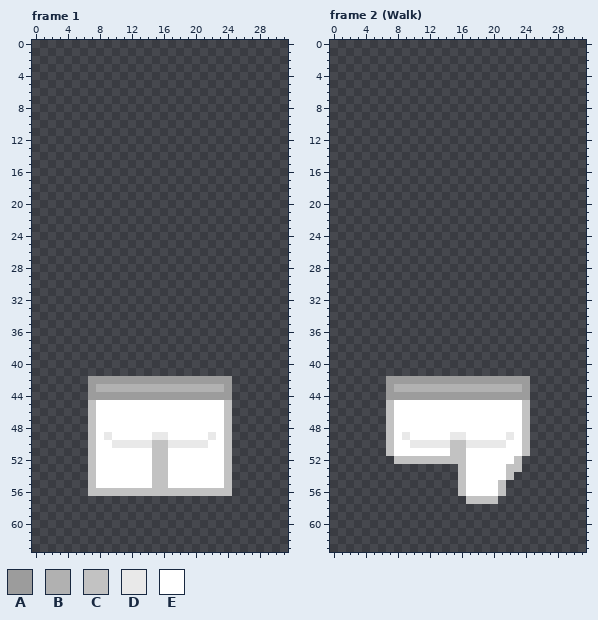
Pixel-art file -- Assets/Sprites/Player/Back/Clothes/Legs.aseprite. That is the earlier state.
32x64 pixels, 3 frames. Shown: frame 1, frame 2 (Walk). The commit also changed other frames, which this record leaves out.
Palette (. is transparent): A #9c9c9c  B #b1b1b1  C #c2c2c2  D #e9e9e9  E #ffffff
Pixels before, frame 1, first column x 7:
42 AAAAAAAAAAAAAAAAAA
43 ABBBBBBBBBBBBBBBBA
44 AAAAAAAAAAAAAAAAAA
45 CEEEEEEEEEEEEEEEEC
46 CEEEEEEEEEEEEEEEEC
47 CEEEEEEEEEEEEEEEEC
48 CEEEEEEEEEEEEEEEEC
49 CEDEEEEEDDEEEEEDEC
50 CEEDDDDDCCDDDDDEEC
51 CEEEEEEECCEEEEEEEC
52 CEEEEEEECCEEEEEEEC
53 CEEEEEEECCEEEEEEEC
54 CEEEEEEECCEEEEEEEC
55 CEEEEEEECCEEEEEEEC
56 CCCCCCCCCCCCCCCCCC
Pixels before, frame 2 (Walk), first column x 7:
42 AAAAAAAAAAAAAAAAAA
43 ABBBBBBBBBBBBBBBBA
44 AAAAAAAAAAAAAAAAAA
45 CEEEEEEEEEEEEEEEEC
46 CEEEEEEEEEEEEEEEEC
47 CEEEEEEEEEEEEEEEEC
48 CEEEEEEEEEEEEEEEEC
49 CEDEEEEEDDEEEEEDEC
50 CEEDDDDDCCDDDDDEEC
51 CEEEEEEECCEEEEEEEC
52 .CCCCCCCCCEEEEEEC.
53 .........CEEEEECC.
54 .........CEEEEEC..
55 .........CEEEEC...
56 .........CEEEEC...
57 ..........CCCC....
Once edited:
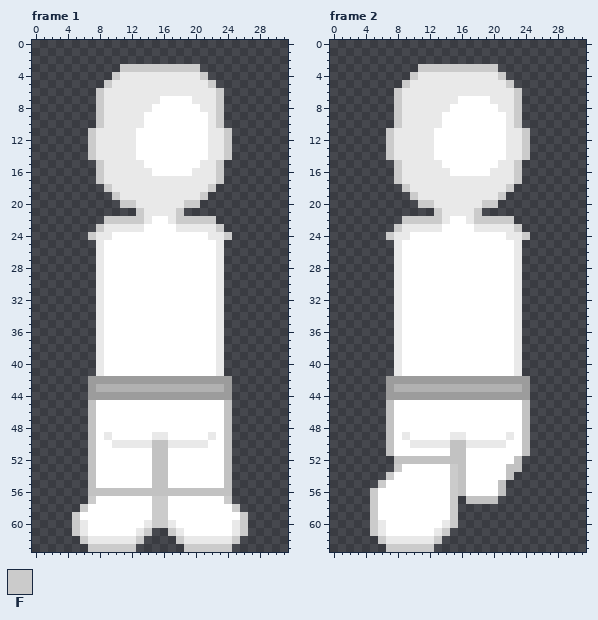
Colours new in this view: F #cbcbcb
The exact change:
layer "Layer 1" now shown
Changed rows in their new state; - is an unchanged pixel.
Frame 1, layer "Layer 1":
first column x 7:
 3 ----FFFFFFFFFF----
 4 ---FDDDDDDDDDDF---
 5 --FDDDDDDDDDDDDF--
 6 -FDDDDDDDDDDDDDDF-
 7 -FDDDDDDDEEEEDDDF-
 8 -FDDDDDDEEEEEEDDF-
 9 -FDDDDDEEEEEEEEDF-
10 -FDDDDDEEEEEEEEDF-
11 FDDDDDEEEEEEEEEDDF
12 FDDDDDEEEEEEEEEDDF
13 FDDDDDEEEEEEEEEDDF
14 FDDDDDEEEEEEEEEDDF
15 -FDDDDDEEEEEEEDDF-
16 -FDDDDDDEEEEEDDDF-
17 -FDDDDDDDDDDDDDDF-
18 --FDDDDDDDDDDDDF--
19 ---FDDDDDDDDDDF---
20 ----FFDDDDDDFF----
21 ------FDDDDF------
22 --FFFFFDEEDFFFFF--
23 -FDDDDDEEEEDDDDDF-
24 FDDEEEEEEEEEEEEDDF
25 -DEEEEEEEEEEEEEED-
26 -DEEEEEEEEEEEEEED-
27 -DEEEEEEEEEEEEEED-
28 -DEEEEEEEEEEEEEED-
29 -DEEEEEEEEEEEEEED-
30 -DEEEEEEEEEEEEEED-
31 -DEEEEEEEEEEEEEED-
32 -DEEEEEEEEEEEEEED-
33 -DEEEEEEEEEEEEEED-
34 -DEEEEEEEEEEEEEED-
35 -DEEEEEEEEEEEEEED-
36 -DEEEEEEEEEEEEEED-
37 -DEEEEEEEEEEEEEED-
38 -DEEEEEEEEEEEEEED-
39 -DEEEEEEEEEEEEEED-
40 -DEEEEEEEEEEEEEED-
41 -DEEEEEEEEEEEEEED-
first column x 5:
57 --FEEEEEEEFFEEEEEEEF--
58 -FEEEEEEEEFFEEEEEEEEF-
59 FEEEEEEEEEFFEEEEEEEEEF
60 FDEEEEEEEDFFDEEEEEEEDF
61 FDEEEEEEDF--FDEEEEEEDF
62 -FDDDDDDF----FDDDDDDF-
63 --FFFFFF------FFFFFF--
Frame 2, layer "Layer 1":
first column x 7:
 3 ----FFFFFFFFFF----
 4 ---FDDDDDDDDDDF---
 5 --FDDDDDDDDDDDDF--
 6 -FDDDDDDDDDDDDDDF-
 7 -FDDDDDDDEEEEDDDF-
 8 -FDDDDDDEEEEEEDDF-
 9 -FDDDDDEEEEEEEEDF-
10 -FDDDDDEEEEEEEEDF-
11 FDDDDDEEEEEEEEEDDF
12 FDDDDDEEEEEEEEEDDF
13 FDDDDDEEEEEEEEEDDF
14 FDDDDDEEEEEEEEEDDF
15 -FDDDDDEEEEEEEDDF-
16 -FDDDDDDEEEEEDDDF-
17 -FDDDDDDDDDDDDDDF-
18 --FDDDDDDDDDDDDF--
19 ---FDDDDDDDDDDF---
20 ----FFDDDDDDFF----
21 ------FDDDDF------
22 --FFFFFDEEDFFFFF--
23 -FDDDDDEEEEDDDDDF-
24 FDDEEEEEEEEEEEEDDF
25 -DEEEEEEEEEEEEEED-
26 -DEEEEEEEEEEEEEED-
27 -DEEEEEEEEEEEEEED-
28 -DEEEEEEEEEEEEEED-
29 -DEEEEEEEEEEEEEED-
30 -DEEEEEEEEEEEEEED-
31 -DEEEEEEEEEEEEEED-
32 -DEEEEEEEEEEEEEED-
33 -DEEEEEEEEEEEEEED-
34 -DEEEEEEEEEEEEEED-
35 -DEEEEEEEEEEEEEED-
36 -DEEEEEEEEEEEEEED-
37 -DEEEEEEEEEEEEEED-
38 -DEEEEEEEEEEEEEED-
39 -DEEEEEEEEEEEEEED-
40 -DEEEEEEEEEEEEEED-
41 -DEEEEEEEEEEEEEED-
first column x 5:
53 ---FEEEEEEF
54 --FEEEEEEEF
55 -FEEEEEEEEF
56 FEEEEEEEEEF
57 FEEEEEEEEEF
58 FEEEEEEEEEF
59 FEEEEEEEEEF
60 FDEEEEEEEDF
61 FDEEEEEEDF-
62 -FDDDDDDF--
63 --FFFFFF---
Where, in picture pixels (left, top, right, bottom), the same in both pictures:
added: (88, 64, 232, 376)
added: (72, 496, 248, 552)
added: (386, 64, 530, 376)
added: (370, 464, 458, 552)
